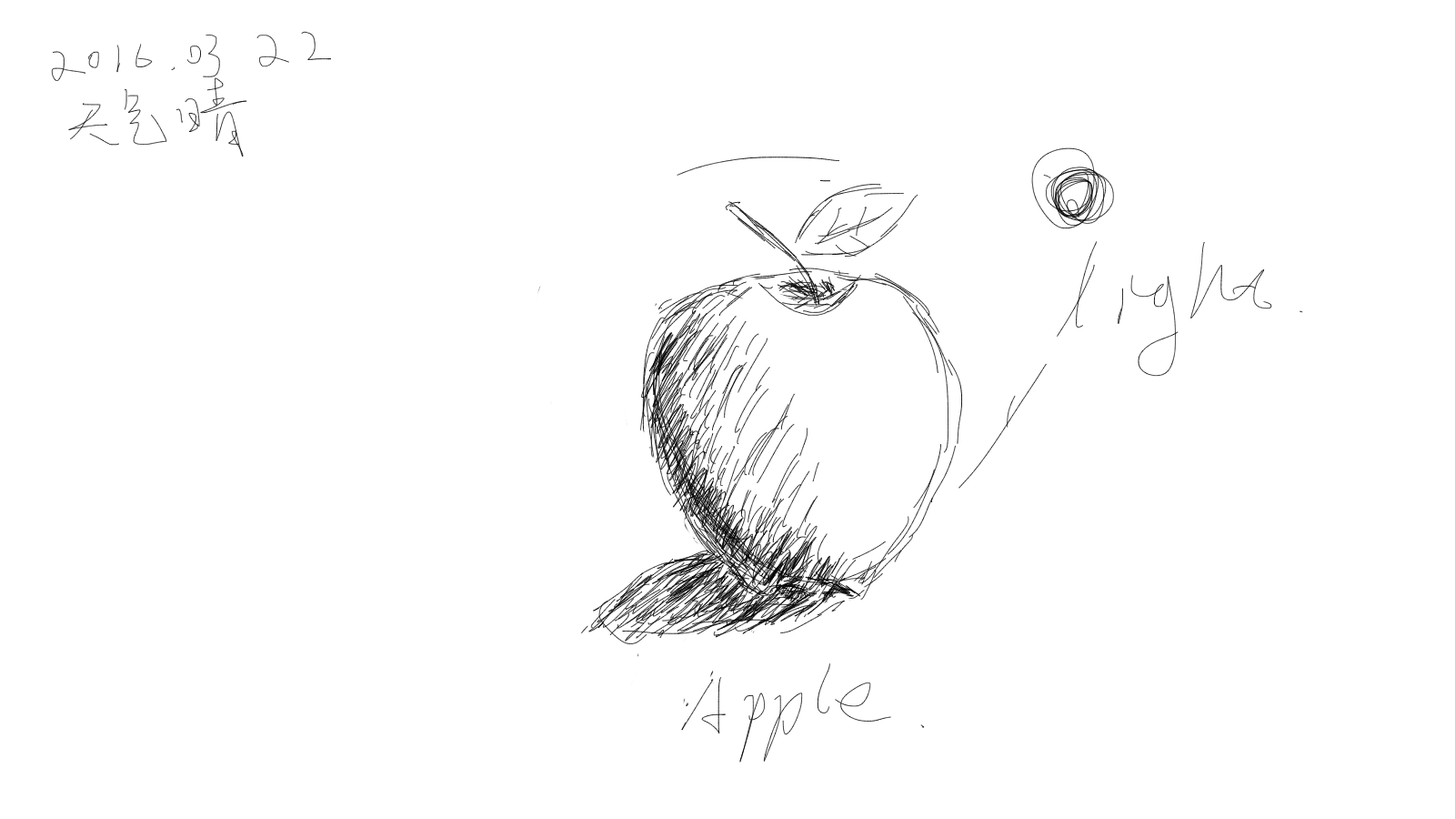
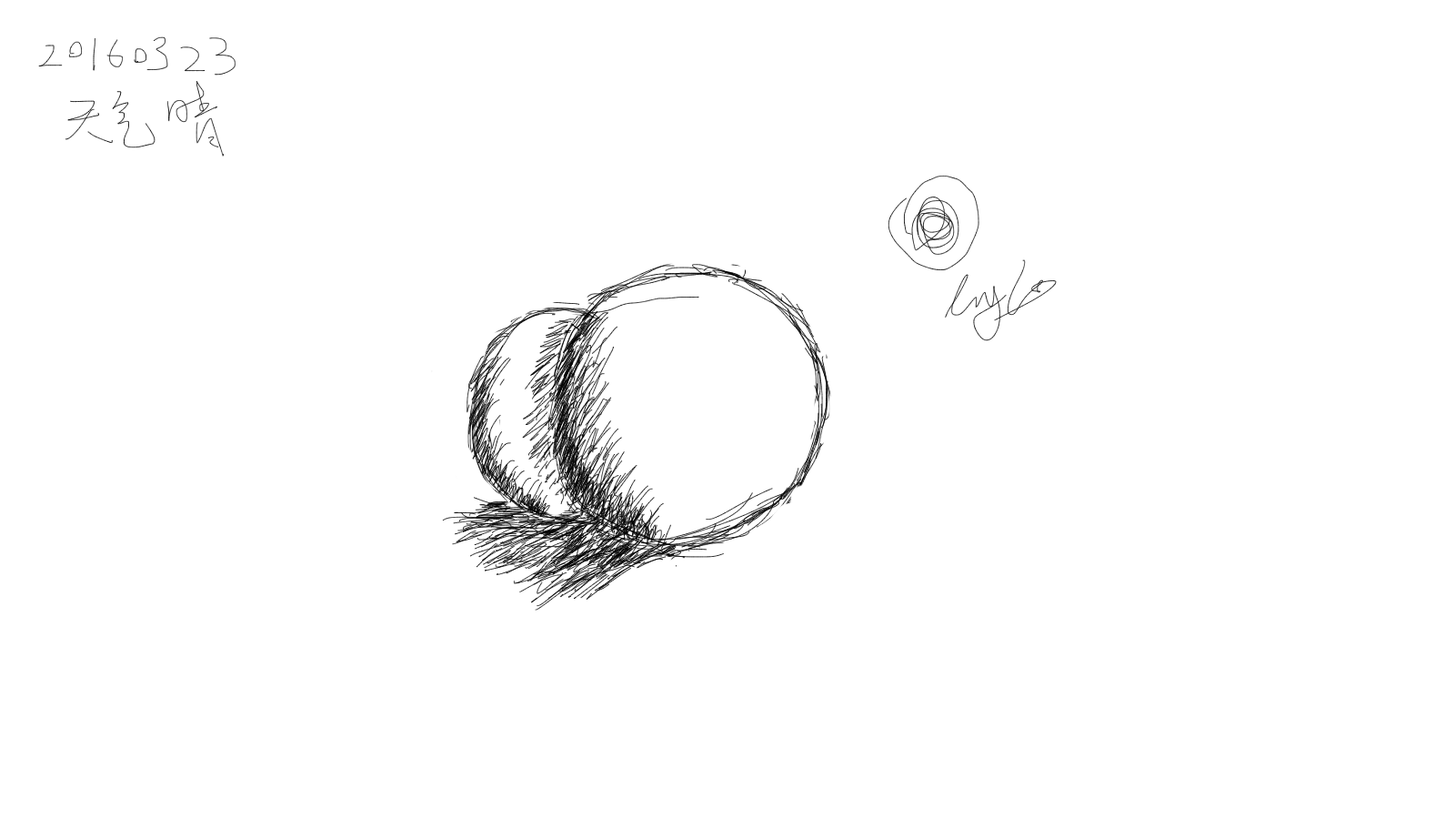
Before/after of a 1455 × 819 layered artwork. What changed in the layer stack:
added layer "图层 4" above "图层 2" over [38, 36, 1057, 611]
hid "图层 2" over [50, 30, 1304, 763]
